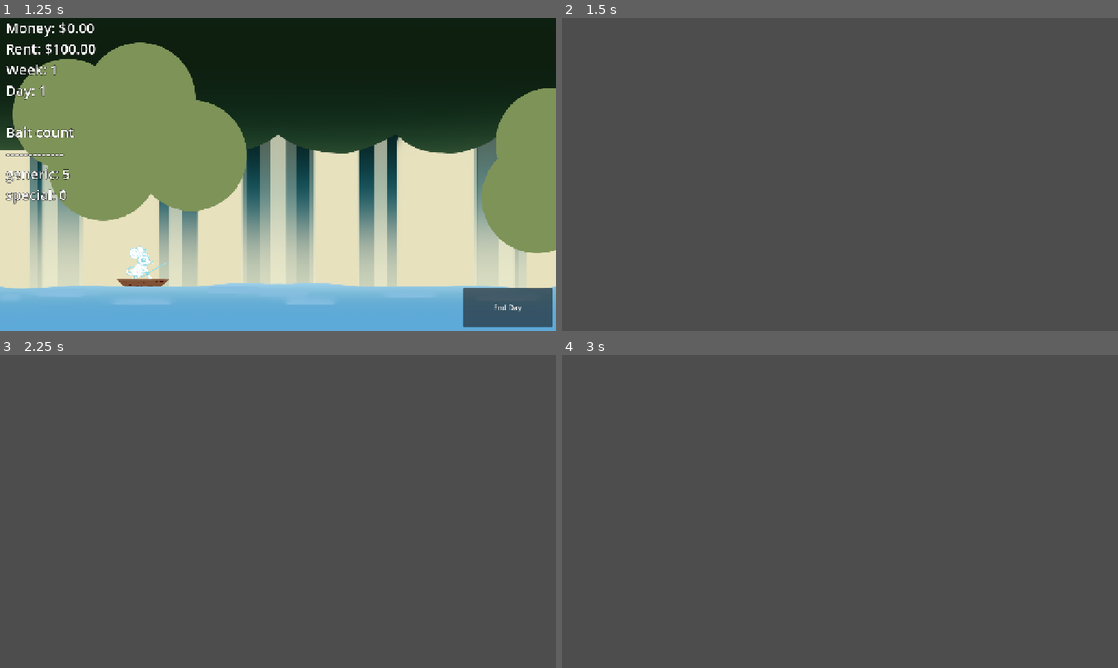
Above: before the commit, frames 1-4 (two rows, left to right).
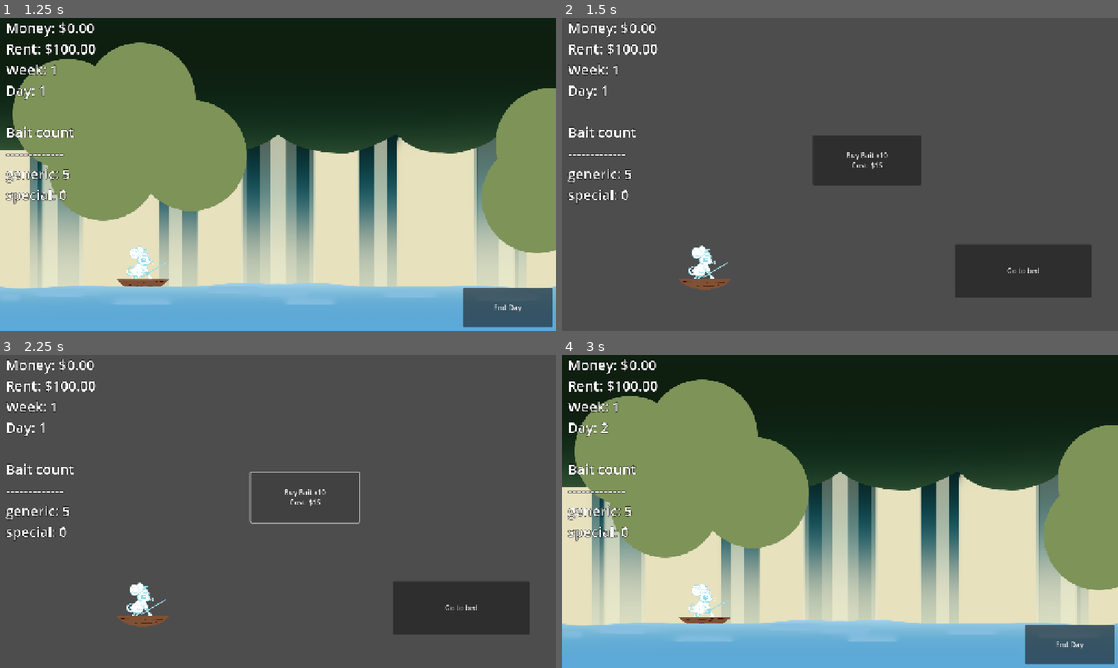
Above: after the commit, the same moments.

Repository: Meoah/Team-Awesome
Game: Godot game, scene res://scenes/default.tscn
Same seed, same stepped clock (60 frames per second), same inputs: the game is played once before the commit and once after it.
Inputs (mouse positions are in pixels of both pictures, inside the frame that each line leads up to):
- Up to frame 1 (1.25 s): click (283, 158) at 0.5 s
- Up to frame 2 (1.5 s): click "End Day" at 1.25 s
- Up to frame 3 (2.25 s): click (305, 495) at 2 s, where only the run after the commit has a clickable "Buy Bait x10 Cost: $15"
- Up to frame 4 (3 s): click (1023, 608) at 2.75 s, where only the run after the commit has a clickable "Go to bed"

Frame 1 is identical in both runs. In frame 2, 9.1% of the frame differs, in the area x 1-96%, y 1-90%; in frame 3, 6.4%; in frame 4, 99%, in the area x 0-100%, y 0-100%.
Error before the commit: Cannot call method 'instantiate' on a null value. (res://scripts/managers/game_manager.gd:72)

Commit message:
so many placeholders, but the game works

Diff:
--- /dev/null
+++ b/daytime_main.tres
@@ -0,0 +1,6 @@
+[gd_resource type="LabelSettings" format=3 uid="uid://bxd0b237pgfrp"]
+
+[resource]
+font_size = 32
+outline_size = 4
+outline_color = Color(0, 0, 0, 1)
--- a/scenes/game/daytime_main.tscn
+++ b/scenes/game/daytime_main.tscn
@@ -8,6 +8,7 @@
 [ext_resource type="Texture2D" uid="uid://8v7i2pn3jxgb" path="res://assets/textures/background/Placeholder_Water.png" id="5_8rhjh"]
 [ext_resource type="Texture2D" uid="uid://l57dxqeycwpg" path="res://assets/textures/vfx/exclaim.png" id="5_ovvot"]
 [ext_resource type="Texture2D" uid="uid://gm82txfpgbpv" path="res://assets/textures/vfx/FISH/Fish 01.png" id="9_3kam8"]
+[ext_resource type="LabelSettings" uid="uid://bxd0b237pgfrp" path="res://daytime_main.tres" id="10_3kam8"]
 [ext_resource type="Texture2D" uid="uid://q3uv13ote634" path="res://assets/textures/vfx/FISH/Fish 02.png" id="10_nw8sa"]
 
 [sub_resource type="Animation" id="Animation_qc6n8"]
@@ -110,11 +111,6 @@
 [sub_resource type="RectangleShape2D" id="RectangleShape2D_6j7wl"]
 size = Vector2(1280, 89)
 
-[sub_resource type="LabelSettings" id="LabelSettings_ovom5"]
-font_size = 32
-outline_size = 4
-outline_color = Color(0, 0, 0, 1)
-
 [node name="DaytimeMain" type="Node2D" node_paths=PackedStringArray("MC", "info", "Indicator")]
 script = ExtResource("1_2jsv6")
 fishingMinigameScene = ExtResource("2_kebv3")
@@ -167,7 +163,7 @@
 offset_right = 105.0
 offset_bottom = 23.0
 text = "placeholder"
-label_settings = SubResource("LabelSettings_ovom5")
+label_settings = ExtResource("10_3kam8")
 
 [node name="Button" type="Button" parent="."]
 anchors_preset = 3
--- a/scenes/game/main_menu.tscn
+++ b/scenes/game/main_menu.tscn
@@ -1,7 +1,6 @@
-[gd_scene load_steps=24 format=3 uid="uid://bs6fqe1euvjxa"]
+[gd_scene load_steps=23 format=3 uid="uid://bs6fqe1euvjxa"]
 
 [ext_resource type="Script" uid="uid://c5uuc65y6jov" path="res://scripts/game/main_menu.gd" id="1_fpthd"]
-[ext_resource type="PackedScene" uid="uid://4wis367byvft" path="res://scenes/game/daytime_main.tscn" id="2_73xsm"]
 [ext_resource type="FontFile" uid="uid://ciwjf56aydm2a" path="res://assets/fonts/CherryBombOne-Regular.ttf" id="3_16onh"]
 [ext_resource type="Texture2D" uid="uid://doftsqaqk2p42" path="res://assets/textures/ui/Options_Button.png" id="4_6hh85"]
 [ext_resource type="Texture2D" uid="uid://cps8f0ajgm8kq" path="res://assets/textures/ui/Play_Button.png" id="4_bto60"]
@@ -49,7 +48,6 @@
 grow_horizontal = 2
 grow_vertical = 2
 script = ExtResource("1_fpthd")
-daytime_scene = ExtResource("2_73xsm")
 
 [node name="Background" type="Panel" parent="."]
 layout_mode = 1
--- /dev/null
+++ b/scenes/game/nighttime_main.tscn
@@ -0,0 +1,93 @@
+[gd_scene load_steps=5 format=3 uid="uid://d2bt5ycjrdnix"]
+
+[ext_resource type="Script" uid="uid://d4fc18nb3y6m5" path="res://scripts/game/nighttime_main.gd" id="1_53syt"]
+[ext_resource type="PackedScene" uid="uid://c4g7xtu4dc0po" path="res://scenes/actors/main_character.tscn" id="2_s2grh"]
+[ext_resource type="LabelSettings" uid="uid://bxd0b237pgfrp" path="res://daytime_main.tres" id="3_s2grh"]
+
+[sub_resource type="LabelSettings" id="LabelSettings_s2grh"]
+font_size = 64
+outline_size = 8
+outline_color = Color(0, 0, 0, 1)
+
+[node name="NighttimeMain" type="Node2D" node_paths=PackedStringArray("info")]
+script = ExtResource("1_53syt")
+info = NodePath("Info")
+
+[node name="MainCharacter" parent="." instance=ExtResource("2_s2grh")]
+position = Vector2(329.00003, 583)
+scale = Vector2(0.15348448, 0.15348448)
+
+[node name="BuyBait" type="Button" parent="."]
+offset_left = 577.0
+offset_top = 270.0
+offset_right = 827.0
+offset_bottom = 385.0
+text = "Buy Bait x10
+Cost: $15"
+
+[node name="Sleep" type="Button" parent="."]
+offset_left = 905.0
+offset_top = 520.0
+offset_right = 1219.0
+offset_bottom = 643.0
+text = "Go to bed"
+
+[node name="Info" type="Label" parent="."]
+offset_left = 13.0
+offset_right = 251.0
+offset_bottom = 171.0
+text = "info"
+label_settings = ExtResource("3_s2grh")
+
+[node name="Control" type="Control" parent="."]
+visible = false
+layout_mode = 3
+anchors_preset = 15
+anchor_right = 1.0
+anchor_bottom = 1.0
+offset_right = 1280.0
+offset_bottom = 720.0
+grow_horizontal = 2
+grow_vertical = 2
+
+[node name="TextureRect" type="ColorRect" parent="Control"]
+layout_mode = 1
+anchors_preset = 15
+anchor_right = 1.0
+anchor_bottom = 1.0
+grow_horizontal = 2
+grow_vertical = 2
+color = Color(0.55896664, 0, 0.02380879, 1)
+
+[node name="Label" type="Label" parent="Control/TextureRect"]
+layout_mode = 1
+anchors_preset = 8
+anchor_left = 0.5
+anchor_top = 0.5
+anchor_right = 0.5
+anchor_bottom = 0.5
+offset_left = -20.0
+offset_top = -11.5
+offset_right = 20.0
+offset_bottom = 11.5
+grow_horizontal = 2
+grow_vertical = 2
+text = "YOU FAILED TO PAY RENT
+
+THE TOAD MOB GOT YOU
+
+YOU DIED"
+label_settings = SubResource("LabelSettings_s2grh")
+horizontal_alignment = 1
+
+[node name="ded" type="Button" parent="Control"]
+layout_mode = 0
+offset_left = 905.0
+offset_top = 520.0
+offset_right = 1219.0
+offset_bottom = 643.0
+text = "oh."
+
+[connection signal="pressed" from="BuyBait" to="." method="_on_buy_bait_pressed"]
+[connection signal="pressed" from="Sleep" to="." method="_on_sleep_pressed"]
+[connection signal="pressed" from="Control/ded" to="." method="_on_ded_pressed"]
--- a/scenes/game_manager.tscn
+++ b/scenes/game_manager.tscn
@@ -1,8 +1,11 @@
-[gd_scene load_steps=4 format=3 uid="uid://cnu3c7qjq50ko"]
+[gd_scene load_steps=7 format=3 uid="uid://cnu3c7qjq50ko"]
 
 [ext_resource type="Script" uid="uid://cnl70lh772qbn" path="res://scripts/managers/game_manager.gd" id="1_hwd4i"]
 [ext_resource type="Script" uid="uid://bi7d58dmjstqp" path="res://scripts/ui/pop_ups/popup_queue.gd" id="2_glms7"]
+[ext_resource type="PackedScene" uid="uid://bs6fqe1euvjxa" path="res://scenes/game/main_menu.tscn" id="2_ternb"]
+[ext_resource type="PackedScene" uid="uid://4wis367byvft" path="res://scenes/game/daytime_main.tscn" id="3_q8mjp"]
 [ext_resource type="PackedScene" uid="uid://bb56yinlycgxk" path="res://scenes/ui/pop_ups/blocker.tscn" id="3_udu3i"]
+[ext_resource type="PackedScene" uid="uid://d2bt5ycjrdnix" path="res://scenes/game/nighttime_main.tscn" id="4_jdad8"]
 
 [node name="GameManager" type="Control" node_paths=PackedStringArray("scene_root", "popup_queue")]
 layout_mode = 3
@@ -14,6 +17,9 @@
 script = ExtResource("1_hwd4i")
 scene_root = NodePath("SceneRoot")
 popup_queue = NodePath("PopupQueue")
+main_menu_scene = ExtResource("2_ternb")
+daytime_scene = ExtResource("3_q8mjp")
+nighttime_scene = ExtResource("4_jdad8")
 
 [node name="SceneRoot" type="Control" parent="."]
 layout_mode = 1
--- a/scenes/ui/inventory_ui.tscn
+++ /dev/null
@@ -1,91 +0,0 @@
-[gd_scene load_steps=6 format=3 uid="uid://c1kvy28xrklbl"]
-
-[ext_resource type="Script" uid="uid://b00g45l37d66e" path="res://scripts/ui/inventory_ui.gd" id="1_se627"]
-[ext_resource type="Texture2D" uid="uid://bubkm6extv28x" path="res://assets/textures/ui/panel_grey.png" id="2_o6avf"]
-[ext_resource type="Texture2D" uid="uid://cbhtfna6mhxm6" path="res://assets/textures/ui/panel_brown_damaged_dark.png" id="3_6gduq"]
-
-[sub_resource type="StyleBoxTexture" id="StyleBoxTexture_6gduq"]
-texture = ExtResource("2_o6avf")
-
-[sub_resource type="StyleBoxTexture" id="StyleBoxTexture_n0pvb"]
-texture = ExtResource("3_6gduq")
-
-[node name="Inventory_UI" type="Control"]
-layout_mode = 3
-anchors_preset = 15
-anchor_right = 1.0
-anchor_bottom = 1.0
-grow_horizontal = 2
-grow_vertical = 2
-script = ExtResource("1_se627")
-
-[node name="Panel" type="Panel" parent="."]
-layout_mode = 1
-anchors_preset = -1
-anchor_right = 0.016
-offset_left = 1011.0
-offset_top = 22.0
-offset_right = 1234.52
-offset_bottom = 202.0
-theme_override_styles/panel = SubResource("StyleBoxTexture_6gduq")
-
-[node name="SlotGrid" type="GridContainer" parent="Panel"]
-layout_mode = 1
-anchors_preset = -1
-anchor_right = 0.116000004
-anchor_bottom = 0.071
-offset_left = 129.0
-offset_top = 32.0
-offset_right = 172.696
-offset_bottom = 69.22
-columns = 3
-
-[node name="Slot1" type="Panel" parent="Panel/SlotGrid"]
-custom_minimum_size = Vector2(18, 18)
-layout_mode = 2
-theme_override_styles/panel = SubResource("StyleBoxTexture_n0pvb")
-
-[node name="Label" type="Label" parent="Panel/SlotGrid/Slot1"]
-layout_mode = 0
-offset_right = 40.0
-offset_bottom = 23.0
-
-[node name="Slot2" type="Panel" parent="Panel/SlotGrid"]
-custom_minimum_size = Vector2(18, 18)
-layout_mode = 2
-theme_override_styles/panel = SubResource("StyleBoxTexture_n0pvb")
-
-[node name="Label" type="Label" parent="Panel/SlotGrid/Slot2"]
-layout_mode = 0
-offset_right = 40.0
-offset_bottom = 23.0
-
-[node name="Slot3" type="Panel" parent="Panel/SlotGrid"]
-custom_minimum_size = Vector2(18, 18)
-layout_mode = 2
-theme_override_styles/panel = SubResource("StyleBoxTexture_n0pvb")
-
-[node name="Label" type="Label" parent="Panel/SlotGrid/Slot3"]
-layout_mode = 0
-offset_right = 40.0
-offset_bottom = 23.0
-
-[node name="Slot4" type="Panel" parent="Panel/SlotGrid"]
-custom_minimum_size = Vector2(18, 18)
-layout_mode = 2
-theme_override_styles/panel = SubResource("StyleBoxTexture_n0pvb")
-
-[node name="Label" type="Label" parent="Panel/SlotGrid/Slot4"]
-layout_mode = 0
-offset_right = 40.0
-offset_bottom = 23.0
-
-[node name="Slot5" type="Panel" parent="Panel/SlotGrid"]
-custom_minimum_size = Vector2(18, 18)
-layout_mode = 2
-theme_override_styles/panel = SubResource("StyleBoxTexture_n0pvb")
-
-[node name="Label" type="Label" parent="Panel/SlotGrid/Slot5"]
-layout_mode = 0
-offset_right = 40.0
-offset_bottom = 23.0
--- a/scripts/game/daytime_main.gd
+++ b/scripts/game/daytime_main.gd
@@ -7,7 +7,7 @@
 @export var bobber_scene : PackedScene
 @export var info : Label #Temp
 @export var Indicator : Sprite2D
-@export var nighttime_scene : PackedScene
+
 
 var timeSinceCast : float = 0.0
 var bobberActive : bool = false
@@ -29,7 +29,7 @@
 	fishTimer = randf() * 5
 	bobber = bobber_scene.instantiate()
 
-	if player_data.get_day() == 1:
+	if player_data.get_day() == 1 && player_data.get_week() == 1:
 		player_data._add_bait("generic", 5)
 
 func _process(delta: float) -> void:
@@ -102,7 +102,7 @@
 	return false
 
 func _end_day() -> void:
-	GameManager.change_scene_deferred(nighttime_scene)
+	GameManager.change_scene_deferred(GameManager.nighttime_scene)
 
 func _on_water_body_entered(body: Node2D) -> void:
 	if body == bobber && !bobberInWater:
--- a/scripts/game/main_menu.gd
+++ b/scripts/game/main_menu.gd
@@ -4,7 +4,6 @@
 @onready var settings = $Settings
 @onready var gameStart
 
-@export var daytime_scene : PackedScene
 # Called when the node enters the scene tree for the first time.
 func _ready():
 	main_buttons.visible = true
@@ -18,7 +17,7 @@
 
 func _on_start_pressed():
 	if GameManager.request_play():
-		GameManager.change_scene_deferred(daytime_scene)
+		GameManager.change_scene_deferred(GameManager.daytime_scene)
 
 
 func _on_settings_pressed():
--- /dev/null
+++ b/scripts/game/nighttime_main.gd
@@ -0,0 +1,51 @@
+extends Node2D
+
+@export var info : Label
+
+func _on_buy_bait_pressed() -> void:
+	if player_data.spend_money(15.0):
+		player_data._add_bait("generic", 10)
+
+func _on_sleep_pressed() -> void:
+	if player_data.get_day() == 5:
+		if !player_data.spend_money(calculate_rent()):
+			$Control.visible = true
+			return
+
+	player_data._next_day()
+	GameManager.change_scene_deferred(GameManager.daytime_scene)
+
+func _ready() -> void:
+	if player_data.get_day() == 5:
+		$Sleep.text = "Pay rent or die"
+
+func _process(_delta) -> void:
+	_update_info()
+
+#TODO move this elsewhere
+func calculate_rent() -> float:
+	var base : float = 100.0
+	var growth : float = 1.15
+
+	var rent : float = base * pow(growth, player_data.get_week() - 1)
+	return rent
+
+#TODO delete this when hud is functional
+func _update_info() -> void:
+	var info_string : String = ""
+	var bait_inv : Dictionary = player_data.get_bait_inventory()
+
+	info_string += "Money: $%.2f\n" % player_data.get_money()
+	info_string += "Rent: $%.2f\n" % calculate_rent()
+	info_string += "Week: %d\n" % player_data.get_week()
+	info_string += "Day: %d\n" % player_data.get_day()
+	info_string += "\nBait count\n-------------\n"
+	for each in bait_inv:
+		info_string += "%s: %d\n" % [each, bait_inv[each]]
+
+	info.text = info_string
+
+
+func _on_ded_pressed():
+	player_data._reset_all()
+	GameManager.request_main_menu()
--- a/scripts/managers/game_manager.gd
+++ b/scripts/managers/game_manager.gd
@@ -9,6 +9,10 @@
 # Nodes
 @export var scene_root : Control
 @export var popup_queue : PopupQueue
+# Preloading Scenes
+@export var main_menu_scene : PackedScene
+@export var daytime_scene : PackedScene
+@export var nighttime_scene : PackedScene
 
 func _ready() -> void:
 	# Check to see if the current scene is the default. If so, kill it.
--- a/scripts/states/game/main_menu_state.gd
+++ b/scripts/states/game/main_menu_state.gd
@@ -2,7 +2,6 @@
 class_name MainMenuState
 
 const STATE_NAME : String = "MAIN_MENU_STATE"
-const MAIN_MENU_SCENE : PackedScene = preload("res://scenes/game/main_menu.tscn")
 
 signal signal_main_menu
 
@@ -13,7 +12,7 @@
 func enter(previous_state : State, data : Dictionary = {}) -> void:
 	super.enter(previous_state, data)
 	GameManager.clear_popup_queue()
-	GameManager.change_scene_deferred(MAIN_MENU_SCENE)
+	GameManager.change_scene_deferred(GameManager.main_menu_scene)
 
 	signal_main_menu.emit()
 
--- a/scripts/system/player_data.gd
+++ b/scripts/system/player_data.gd
@@ -36,12 +36,17 @@
 func get_money() -> float : return player_money
 func _add_money(money : float) -> void : player_money += money
 func _reset_money() -> void : player_money = 0.0
+func spend_money(cost : float) -> bool:
+	if cost > player_money:
+		return false
+	player_money -= cost
+	return true
 
 ## Week and day methods. Five days in a week.
 func _set_day(input_day : int) -> void : day = input_day
 func _next_day() -> void : day += 1
 func get_day() -> int : return ((day - 1) % 5) + 1
-func get_week() -> int : return (day / 5) + 1
+func get_week() -> int : return ((day - 1) / 5) + 1
 func _reset_day() -> void : day = 1
 
 ## Fish inventory methods.
--- a/scripts/ui/daytime_main.gd
+++ /dev/null
@@ -1,28 +0,0 @@
-extends Node2D
-
-#TODO Make these instances later
-@export var MC : Sprite2D
-@export var Bobber : RigidBody2D
-
-var bobberActive : bool = false
-
-func _ready() -> void:
-	pass # Replace with function body.
-
-
-func _process(_delta: float) -> void:
-	if Input.is_action_just_pressed("ui_accept") && !bobberActive:
-		bobberActive = true
-		Bobber.freeze = false
-		Bobber.global_position = MC.global_position
-		Bobber.apply_impulse(Vector2(500,-500), Vector2.ZERO)
-
-
-func _on_water_body_entered(body: Node2D) -> void:
-	if body == Bobber:
-		call_deferred("_bobber_on_water")
-
-func _bobber_on_water() -> void:
-	Bobber.linear_velocity = Vector2.ZERO
-	Bobber.angular_velocity = 0.0
-	Bobber.freeze = true
Not shown: 1 places in scenes/game/inventory_shop.tscn that only renumber resources
Not shown, added: scripts/game/nighttime_main.gd.uid
Not shown, removed: scripts/ui/daytime_main.gd.uid
